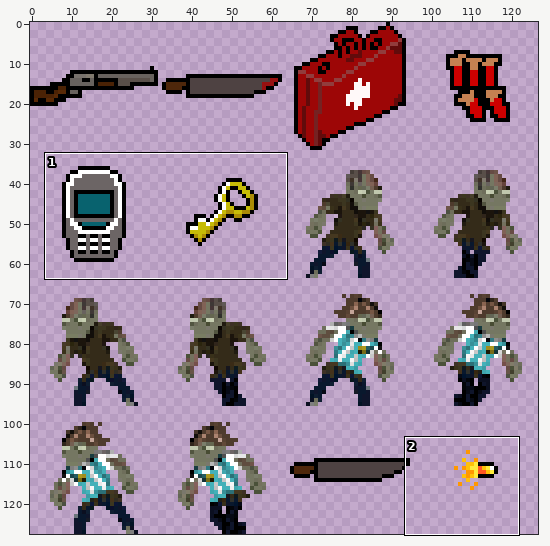
Sprite sheet: iti2024/zoilo/cosas.png. The first picture is a wide view before the edit; the outline marks the close-up.
Close-up. Earlier state:
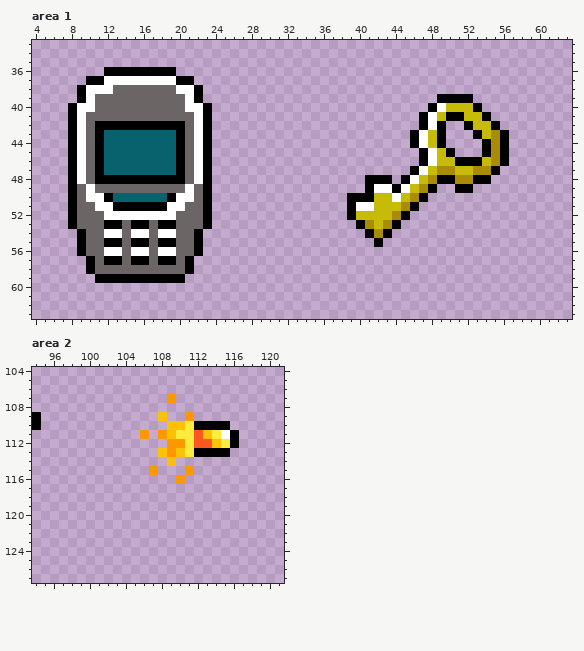
The file is 128x128 pixels. Colours within 5 levels of each other are drawn and written as one. Shown: area 1: x 4..63, y 33..63; area 2: x 94..121, y 104..127. The wide view leaves out empty margins.
Once edited:
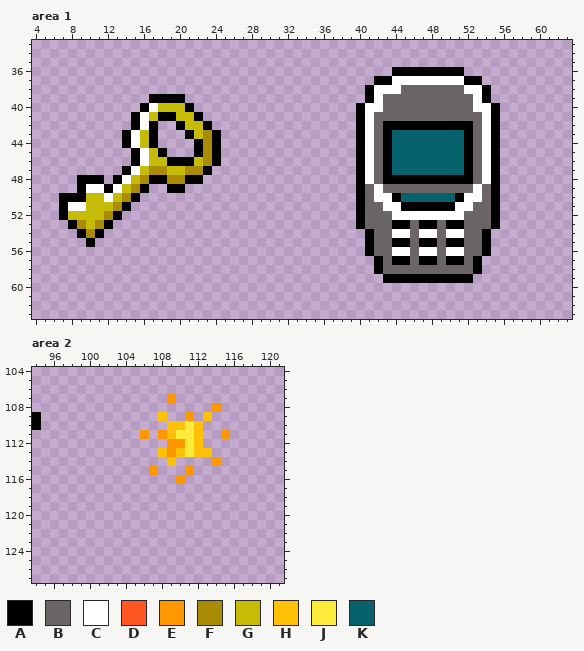
Palette (. is transparent): A #000000  B #6c6565  C #ffffff  D #ff5722  E #ff9800  F #aa8b05  G #c6bc07  H #ffc107  J #ffeb3b  K #08626e
Edits made:
Changed rows in their new state; - is an unchanged pixel.
Area 1:
first column x 7:
36 -----........------------------------AAAAAAAA-----
37 ---............--------------------AACCCCCCCCAA---
38 --..............------------------ACCCBBBBBBBCCA--
39 --........AAAA..------------------ACBBBBBBBBBBCA--
40 -........ACGGGA..----------------ACCBBBBBBBBBBCCA-
41 -.......ACGAAGGA.----------------ACBBBBBBBBBBBBCA-
42 -.......-C-..-GG-----------------ACBAAAA-A-AA-BC--
43 -......ACGA...AGFA---------------ACBAKKKKKKKKABCA.
44 -......ACGA....AFA---------------ACBAKKKKKKKKABCA.
45 -.......ACGA...AFA---------------ACBAKKKKKKKKABCA.
46 -.......ACGGA-AGFA---------------ACBAKKKKKKKK-BCA.
47 -......ACGFFGGFF-----------------ACBAKKKKKKKKABC--
48 -.AA-.-CGF--FFAA.----------------ACB-A-AAA--AABCA-
49 -.A-CACGFA..AA...----------------AB-BBBBBBBBBBCBA-
50 A-AGGCGFA........---------------.-BCCAKKKKKKACCBA-
51 ACCGGGF-.........---------------.ABBCCA-AAAACCBBA-
52 AGGGGFA..........---------------.ABBBCCCCCCCCBBBA-
53 --FGF-...........-----------------BBB-ABAABAABBBA-
54 ---FA...........-------------------BBCCBCCBCCBBA--
55 --.A............------------------ABBAABAABAABBA--
56 --..............------------------ABBCCBCCBCCBBA--
57 ---............--------------------ABAABAABAABA---
58 ---............--------------------ABBBBBBBBBBA---
59 ----..........----------------------AAAAAAAAAA----
Area 2:
first column x 112:
108 --E--
109 -H---
110 H...-
111 H..E.
112 H....
113 HH..-
114 --E--
Where, in picture pixels (left, top, right, bottom), the same in both close-ups:
changed: (59, 67, 221, 283)
changed: (347, 67, 509, 283)
changed: (194, 403, 239, 466)
